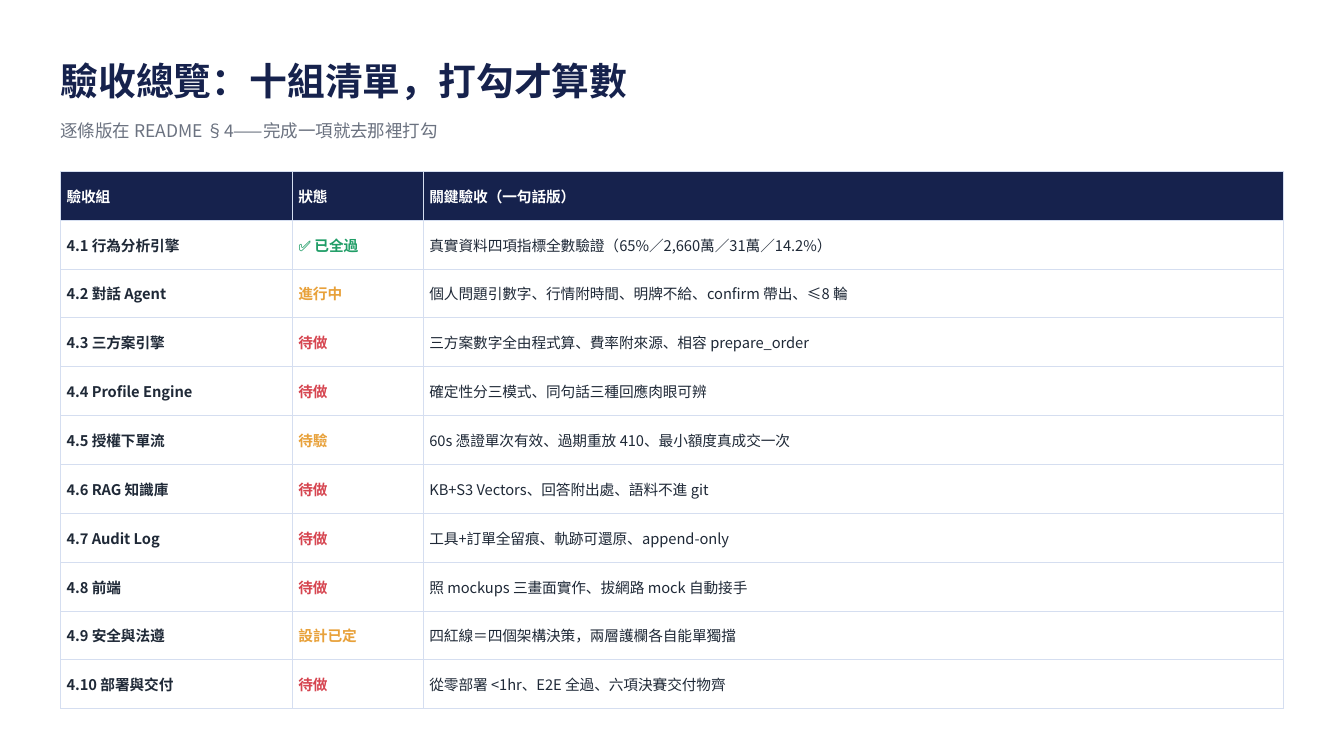
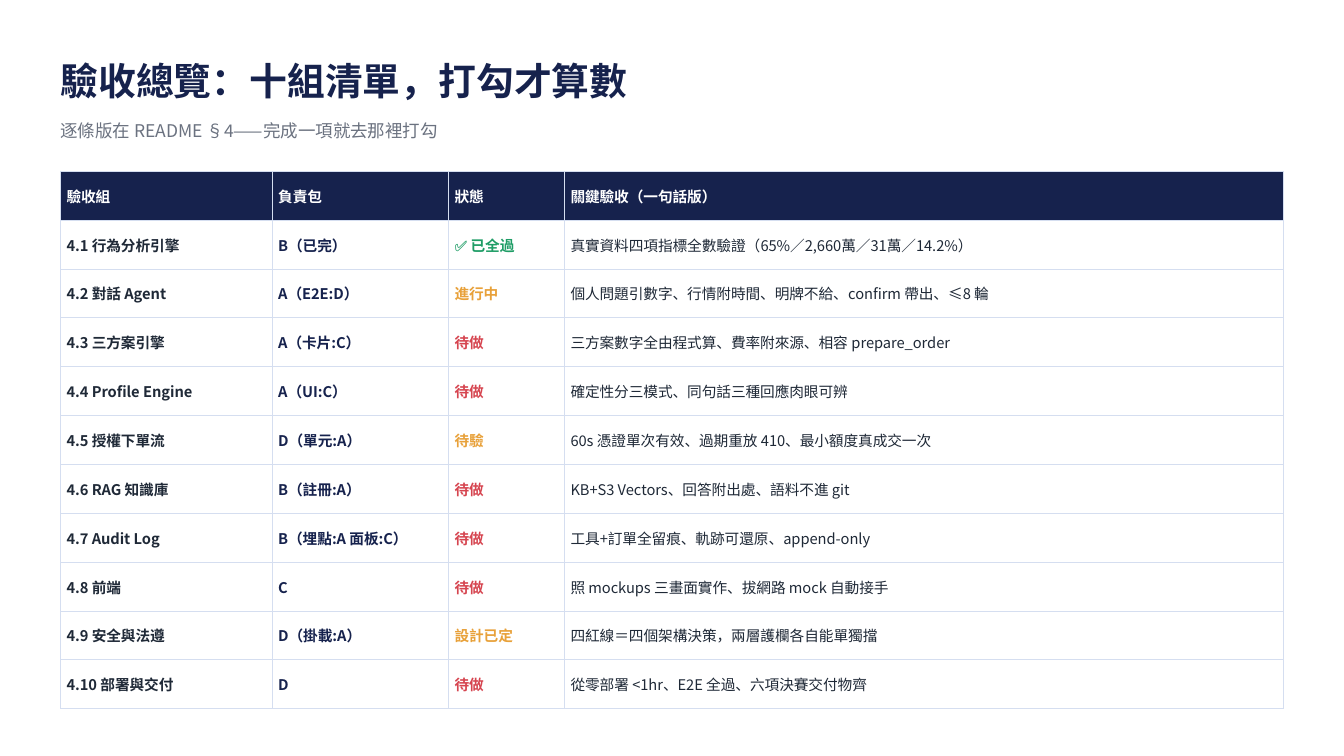
Before and after one commit to giont565/MaiMate, a slide deck: slide 20 of docs/MaiMate_開發手冊.pptx. Drawn at 1344x756 pixels with LibreOffice and Linux fonts; fonts in the diff are those of the drawing. Boxes give left, top, right and bottom in pixels: in the first picture for what was removed or moved away, otherwise in the second. Text is boxed around its words. In the diff, an @@ line names an element or a change of style, - is before the commit and + after.

```diff
--- a/docs/MaiMate_開發手冊.pptx
+++ b/docs/MaiMate_開發手冊.pptx
@@ table at (60, 171, 1284, 696) @@
+column 2: 負責包 | B（已完） | A（E2E:D） | A（卡片:C） | A（UI:C） | D（單元:A） | B（註冊:A） | B（埋點:A 面板:C） | C | D（掛載:A） | D
```
Also in this commit, not shown: 4 other slides changed, 2 other files.
